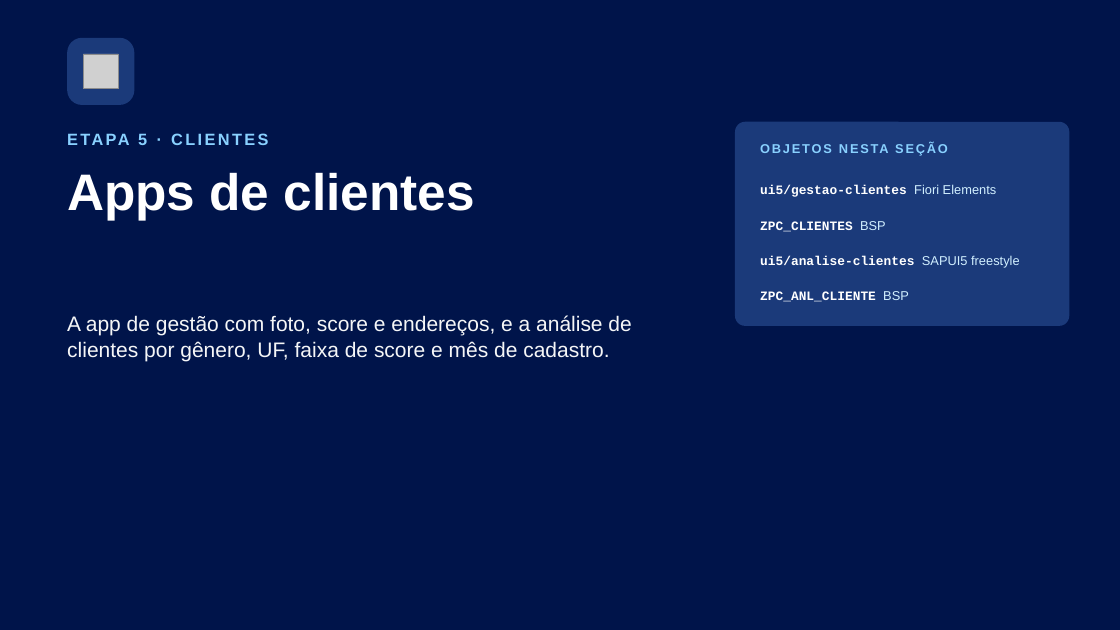
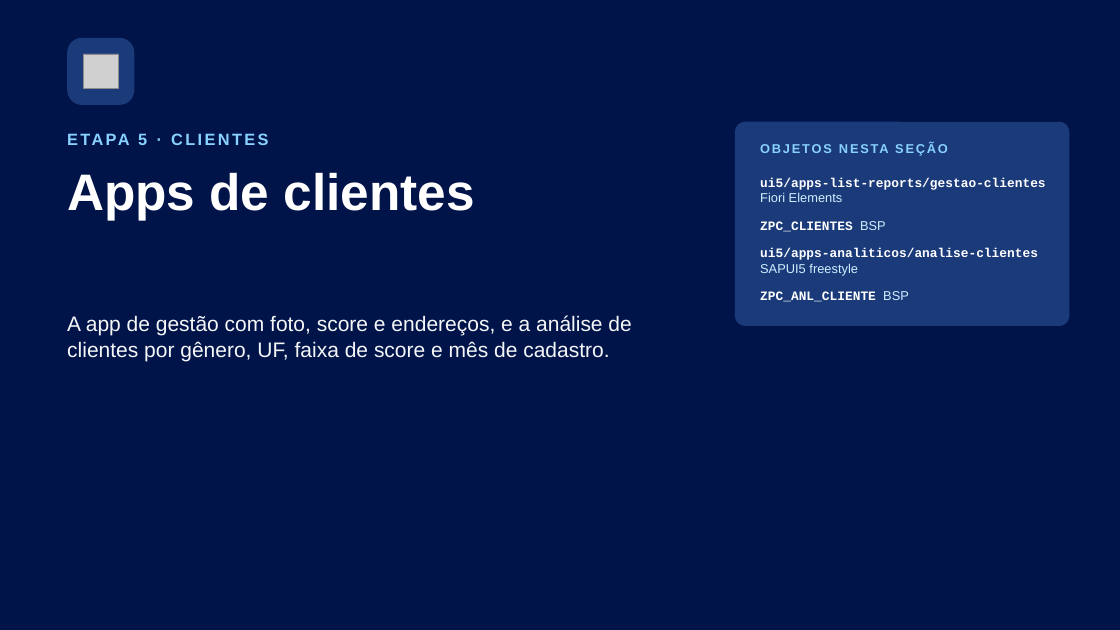
Before and after one commit to AdrianoBispo/sap-abap-rap-pedidos-de-compras-app, a slide deck: slide 9 of docs/apresentacoes/05-apps-fiori.pptx. Drawn at 1120x630 pixels with LibreOffice and Linux fonts; fonts in the diff are those of the drawing; grey boxes stand for pictures. Boxes give left, top, right and bottom in pixels: in the first picture for what was removed or moved away, otherwise in the second. Text is boxed around its words. In the diff, an @@ line names an element or a change of style, - is before the commit and + after.

```diff
--- a/docs/apresentacoes/05-apps-fiori.pptx
+++ b/docs/apresentacoes/05-apps-fiori.pptx
@@ text at [760,178,1045,202]: text changed @@
-ui5/gestao-clientes Fiori Elements
+ui5/apps-list-reports/gestao-clientes Fiori Elements
@@ text at [760,248,1038,276]: text changed @@
-ui5/analise-clientes SAPUI5 freestyle
+ui5/apps-analiticos/analise-clientes SAPUI5 freestyle
```
Also in this commit, not shown: 12 other slides changed, 2 other files.
